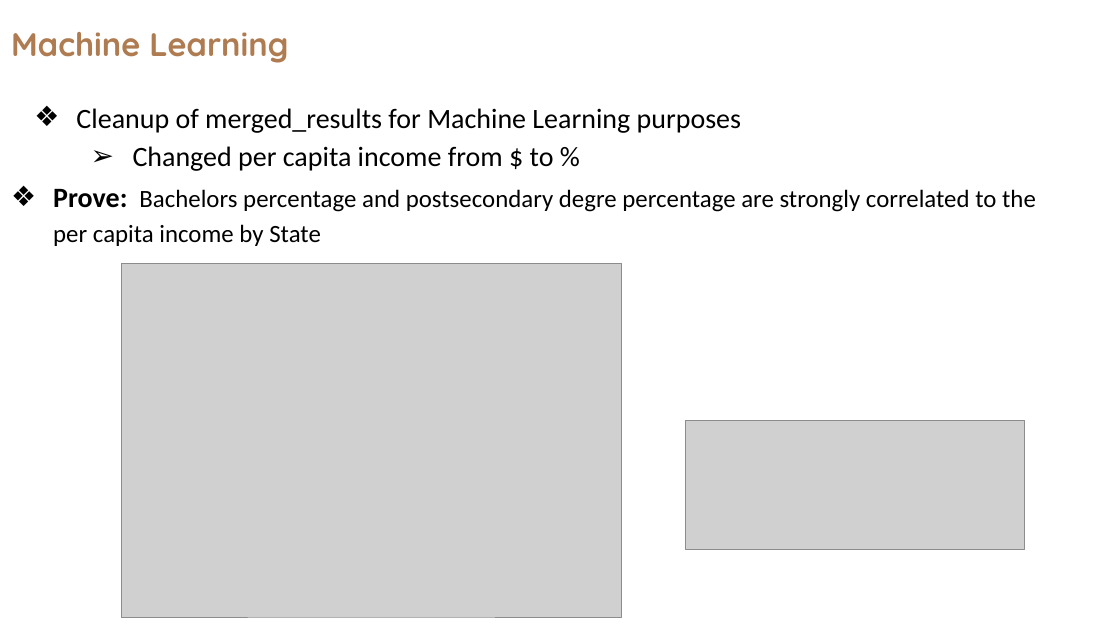
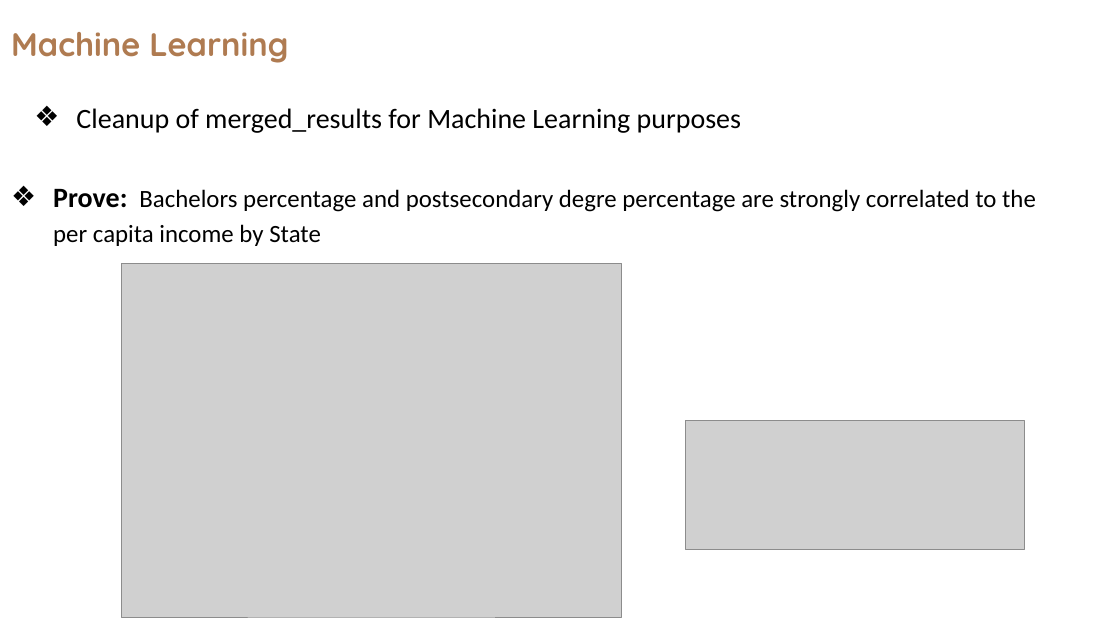
Before and after one commit to Tr3Yday30/Heartthrob, a slide deck: slide 7 of Education for income.pptx. Drawn at 1120x630 pixels with LibreOffice and Linux fonts; fonts in the diff are those of the drawing; grey boxes stand for pictures. Boxes give left, top, right and bottom in pixels: in the first picture for what was removed or moved away, otherwise in the second. Text is boxed around its words. In the diff, an @@ line names an element or a change of style, - is before the commit and + after.

Commit message:
powerpoint

```diff
--- a/Education for income.pptx
+++ b/Education for income.pptx
@@ text at box(133, 146, 554, 171): paragraph removed @@
-  ➢ Changed per capita income from $ to %
```
Also in this commit, not shown: 2 other slides changed, 1 slide removed, 3 other files.
